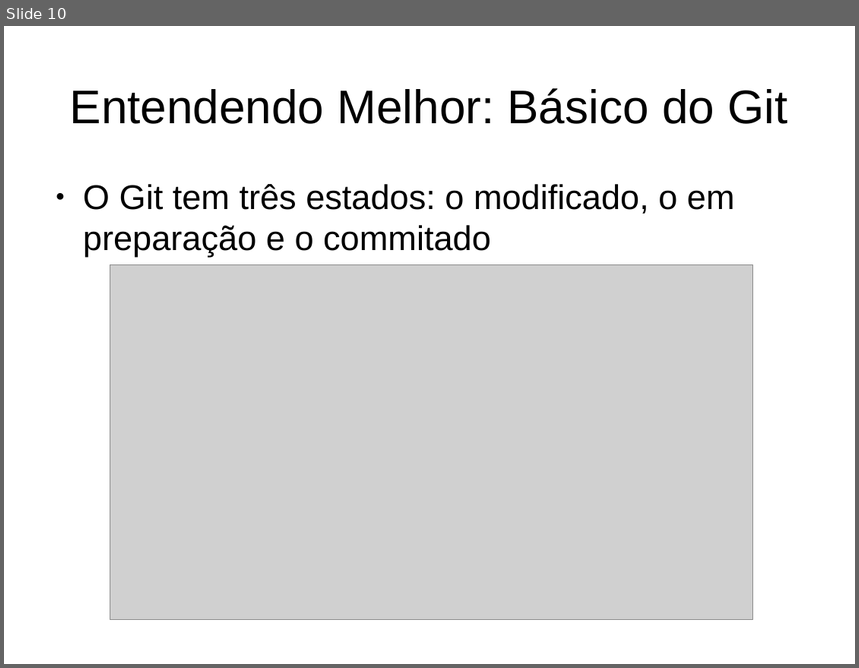
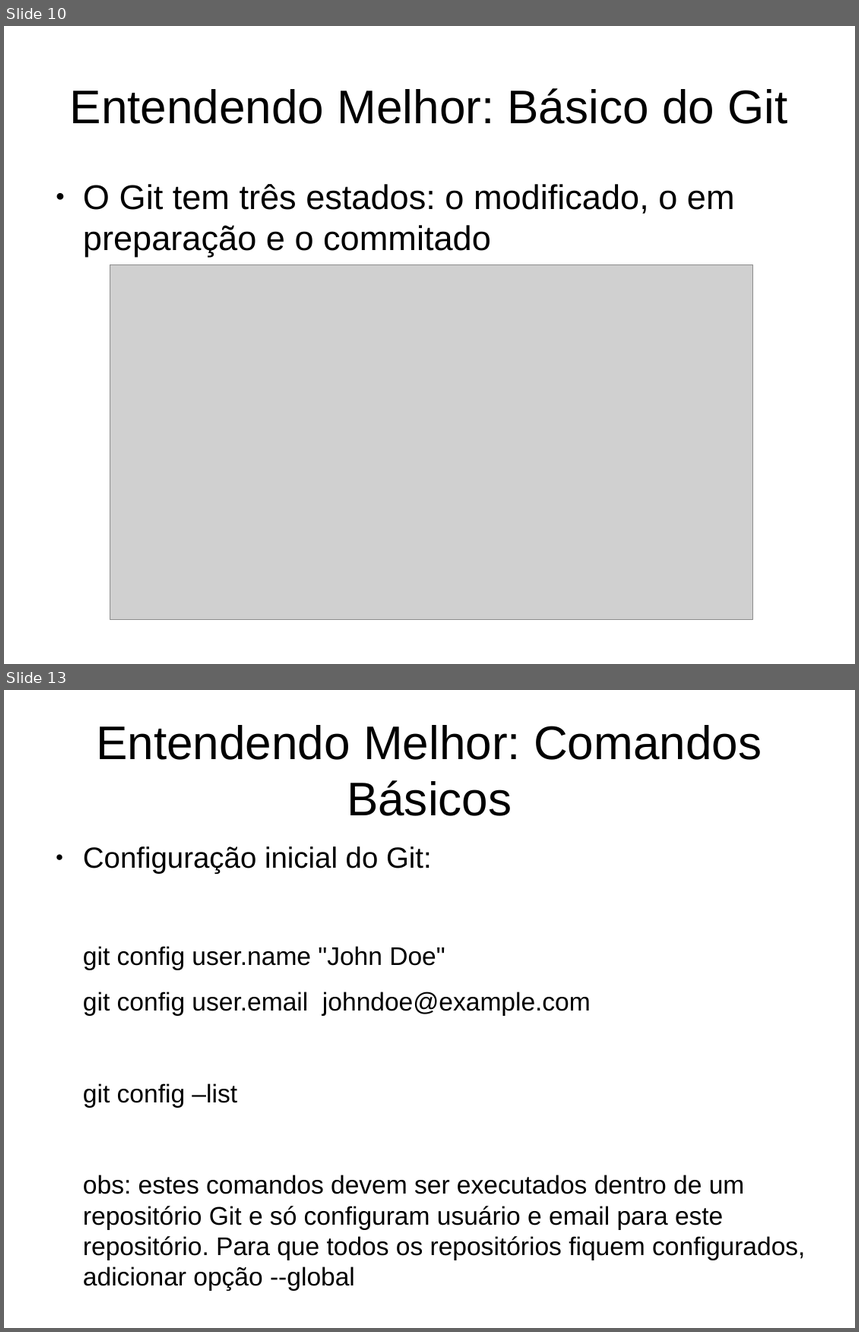
Before and after one commit to LucasElArruda/treinamento_git, a slide deck: capacita_git.odp. Shown one above the other, each under a label of ours: slide 10 before the commit, slides 10 and 13 after it; the slides between them are not shown. The pictures are 859x668 and 859x1332 pixels, drawn with LibreOffice and Linux fonts; fonts in the diff are those of the drawing; grey boxes stand for pictures. Boxes give left, top, right and bottom in pixels: in the first picture for what was removed or moved away, otherwise in the second. Text is boxed around its words. In the diff, an @@ line names an element or a change of style, - is before the commit and + after.

Commit message:
Comandos básicos adicionados

```diff
--- a/capacita_git.odp
+++ b/capacita_git.odp
@@ slide 13 added at <box>4,690,855,1328</box>, background #FFFFFF @@
@@ title added at <box>96,725,762,816</box>, 44 pt, text #000000 @@
+Entendendo Melhor: Comandos Básicos
@@ text added at <box>83,847,805,1291</box>, 23.8 pt, text #000000 @@
+● Configuração inicial do Git:
+git config user.name "John Doe"
+git config user.email johndoe@example.com
+git config –list
+obs: estes comandos devem ser executados dentro de um repositório Git e só configuram usuário e email para este repositório. Para que todos os repositórios fiquem configurados, adicionar opção --global
```
Also in this commit, not shown: 4 other slides added.
